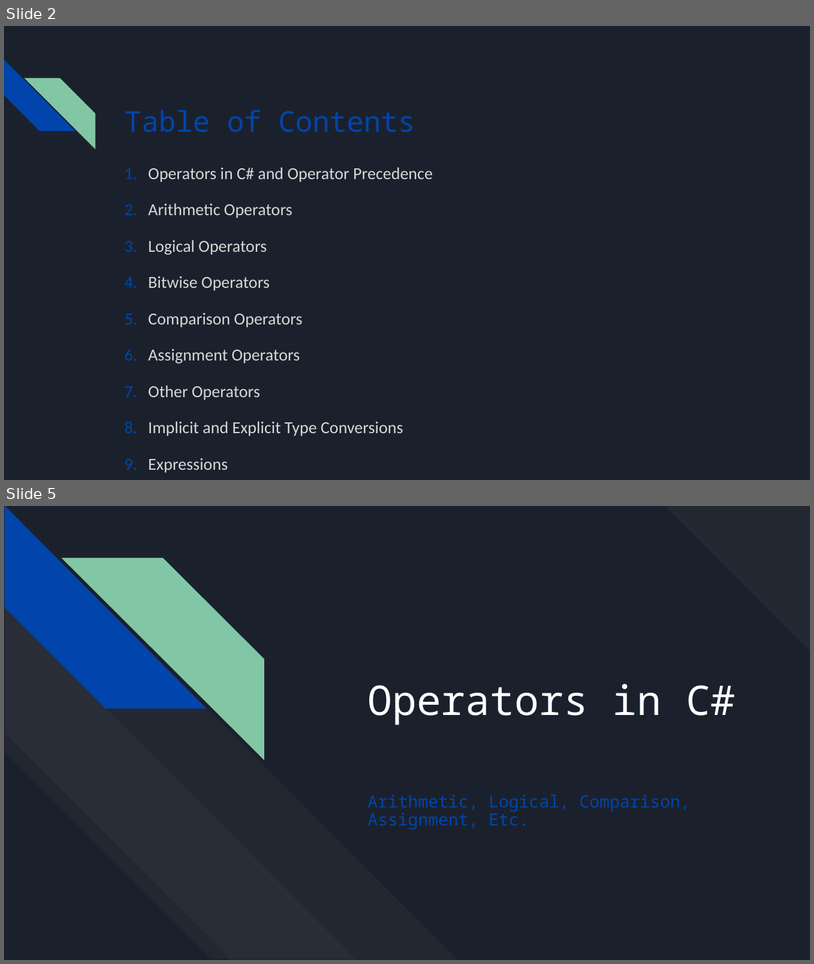
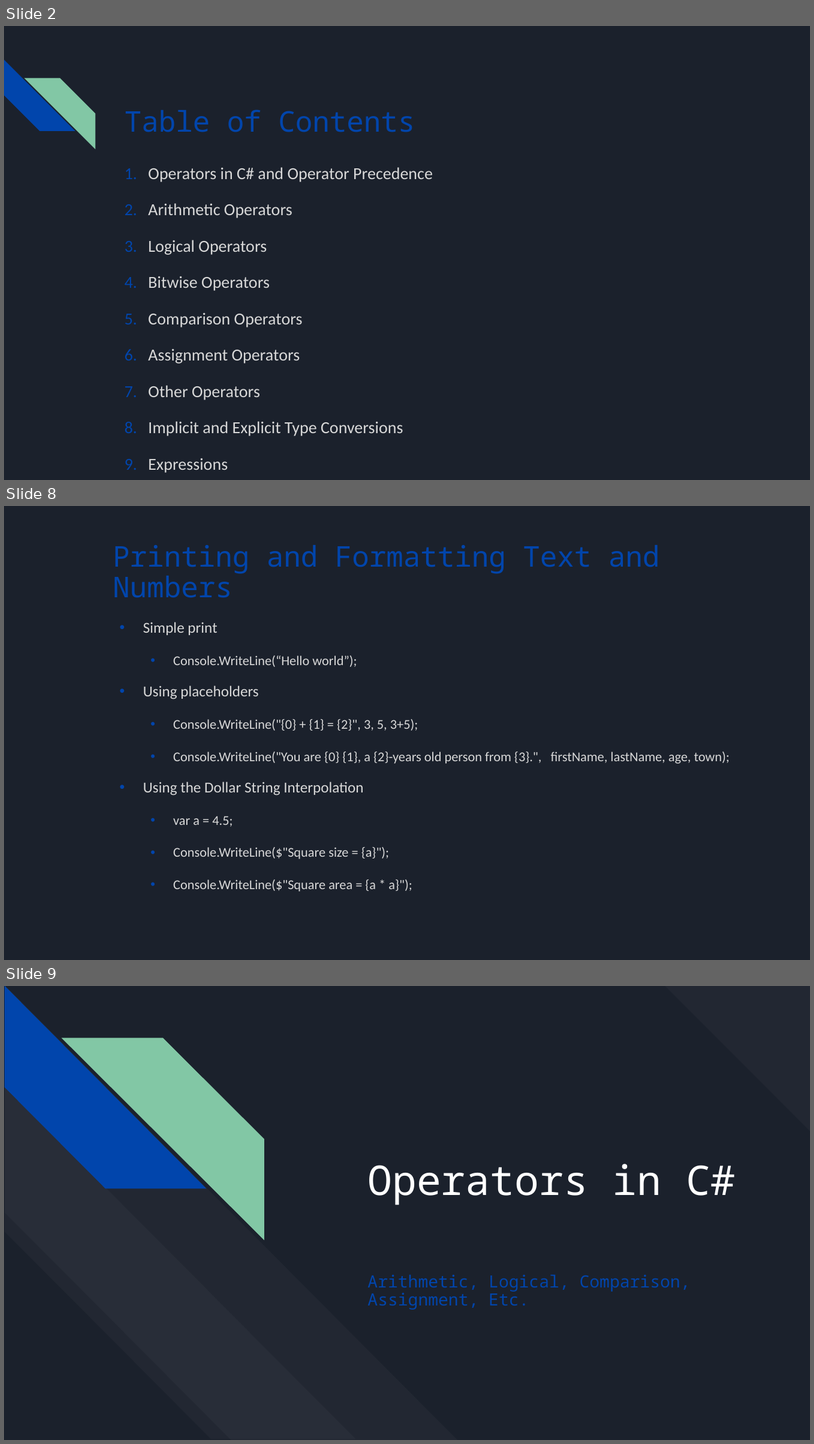
Before and after one commit to bulhard/Introduction-to-programming, a slide deck: Presentations/Lesson 02 Operators and Expressions.pptx. Shown one above the other, each under a label of ours: slides 2 and 5 before the commit, slides 2, 8 and 9 after it; the slides between them are not shown. The pictures are 814x964 and 814x1444 pixels, drawn with LibreOffice and Linux fonts; fonts in the diff are those of the drawing. Boxes give left, top, right and bottom in pixels: in the first picture for what was removed or moved away, otherwise in the second. Text is boxed around its words. In the diff, an @@ line names an element or a change of style, - is before the commit and + after.

```diff
--- a/Presentations/Lesson 02 Operators and Expressions.pptx
+++ b/Presentations/Lesson 02 Operators and Expressions.pptx
@@ slide 8 added at [4,506,810,960], background #1B212C @@
@@ title added at [113,545,660,598], 34 pt, text #0145AC @@
+Printing and Formatting Text and Numbers
@@ text added at [143,622,730,891], 16 pt, text #D8D8D8 @@
+• Simple print
+  • Console.WriteLine(“Hello world”);
+• Using placeholders
+  • Console.WriteLine("{0} + {1} = {2}", 3, 5, 3+5);
+  • Console.WriteLine("You are {0} {1}, a {2}-years old person from {3}.", firstName, lastName, age, town);
+• Using the Dollar String Interpolation
+  • var a = 4.5;
+  • Console.WriteLine($"Square size = {a}");
+  • Console.WriteLine($"Square area = {a * a}");
@@ what was slide 5 is now slide 9 @@
```
Also in this commit, not shown: 5 other slides added.
